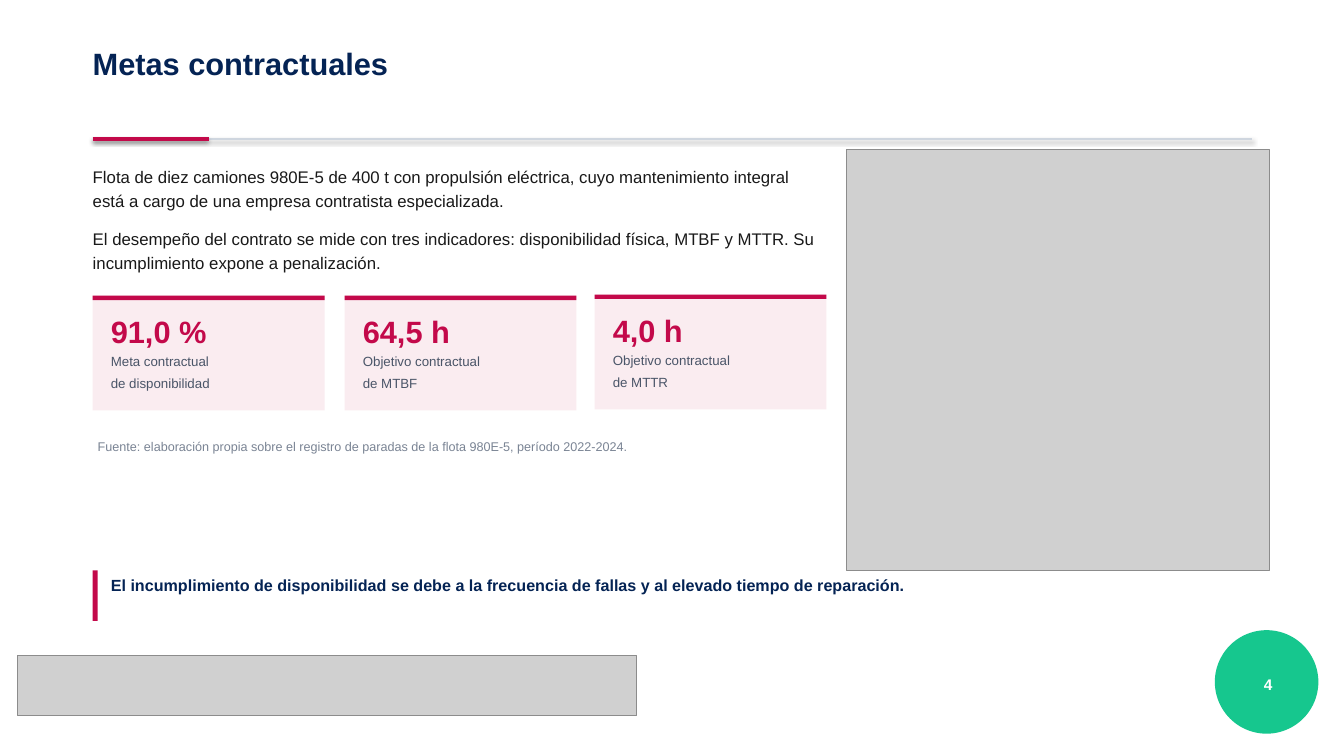
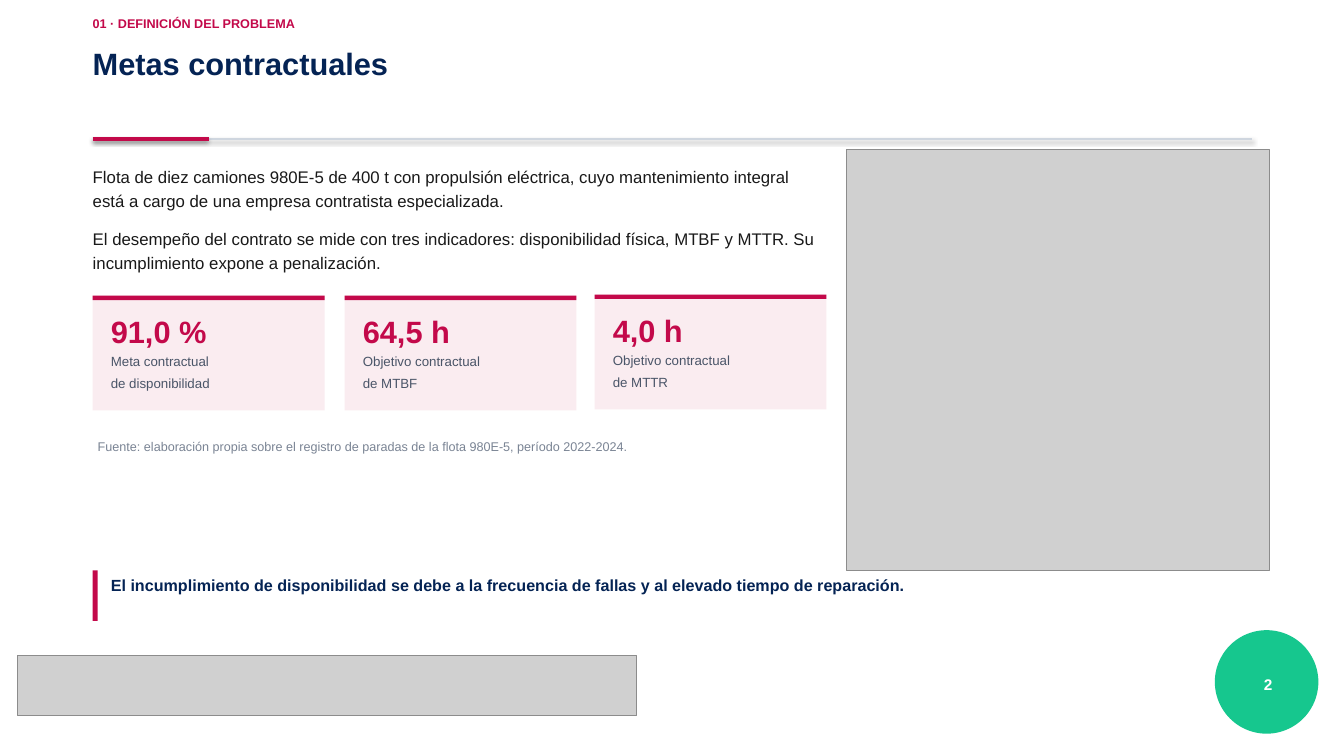
Before and after one commit to scedillo-wq/TSP, a slide deck: slide 2 of Sustentacion_TSP_Cedillo_PUCP.pptx (slide 4 before the commit). Drawn at 1344x756 pixels with LibreOffice and Linux fonts; fonts in the diff are those of the drawing; grey boxes stand for pictures; background and template pictures are left out. Boxes give left, top, right and bottom in pixels: in the first picture for what was removed or moved away, otherwise in the second. Text is boxed around its words. In the diff, an @@ line names an element or a change of style, - is before the commit and + after.

```diff
--- a/Sustentacion_TSP_Cedillo_PUCP.pptx
+++ b/Sustentacion_TSP_Cedillo_PUCP.pptx
@@ text added at [93,18,295,28], 9 pt, text #C3094A, bold @@
+01 · DEFINICIÓN DEL PROBLEMA
@@ text at [1264,679,1273,690]: text changed @@
-4
+2
```
Also in this commit, not shown: 18 other slides changed, 11 slides removed.
